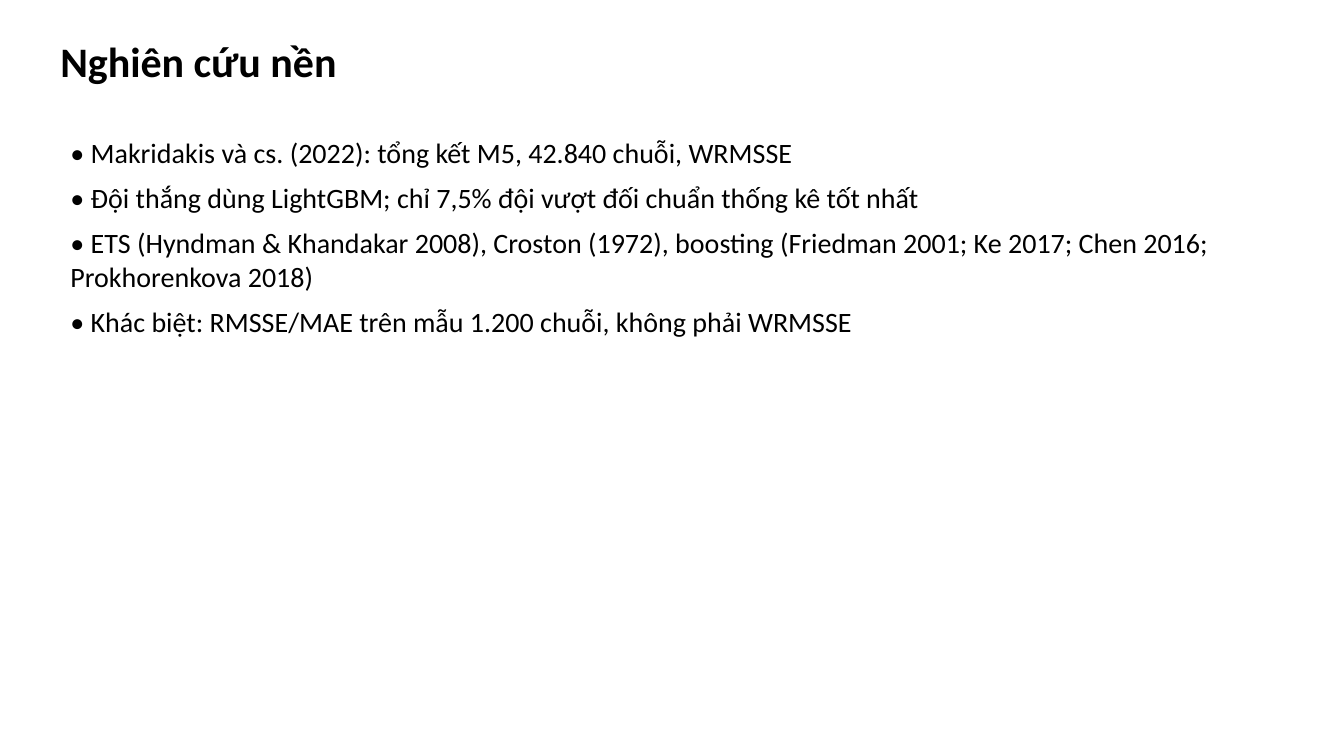
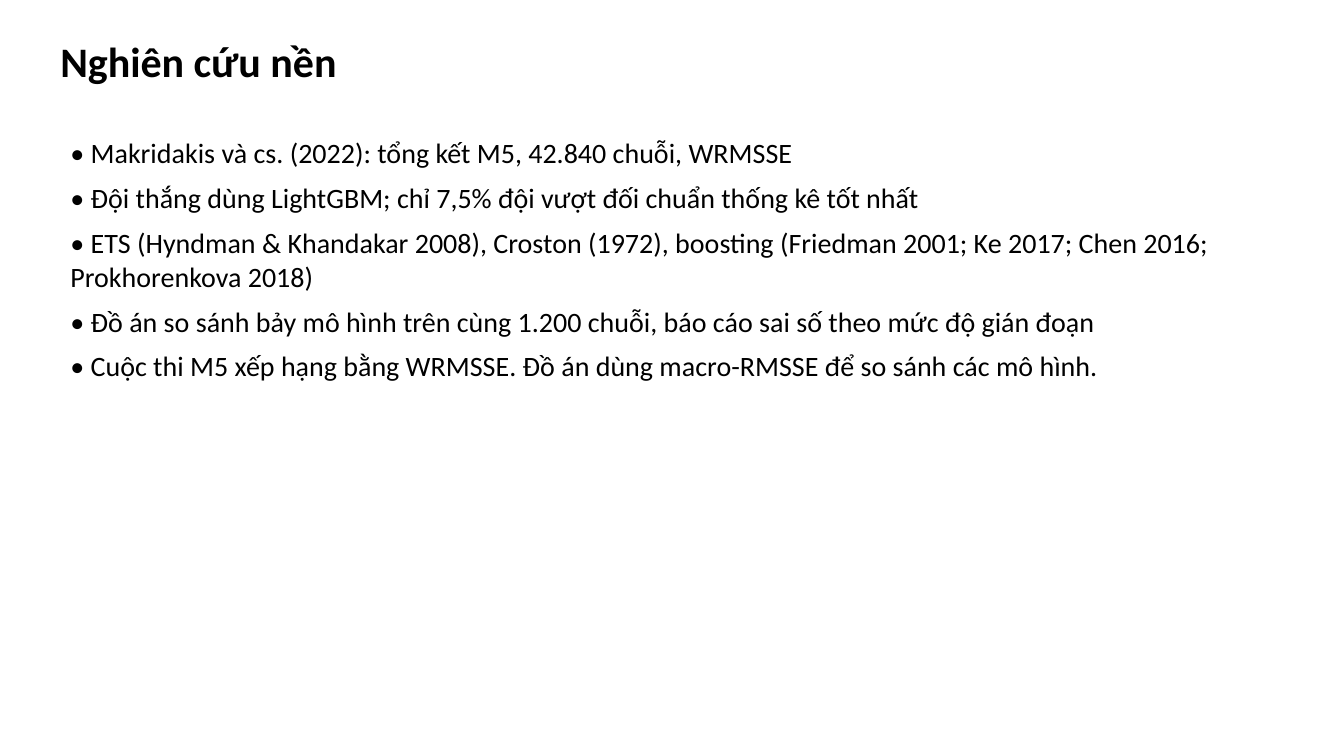
Before and after one commit to haiphamt/IS403.R11-M5-Competition, a slide deck: slide 3 of report/slides/m5_nhom6.pptx. Drawn at 1344x756 pixels with LibreOffice and Linux fonts; fonts in the diff are those of the drawing. Boxes give left, top, right and bottom in pixels: in the first picture for what was removed or moved away, otherwise in the second. Text is boxed around its words. In the diff, an @@ line names an element or a change of style, - is before the commit and + after.

Commit message:
Sửa kiểm tra dữ liệu D03, cập nhật P05 và bổ sung bằng chứng M09

```diff
--- a/report/slides/m5_nhom6.pptx
+++ b/report/slides/m5_nhom6.pptx
@@ text at (x1=91, y1=309, x2=1098, y2=381): text changed @@
-• Khác biệt: RMSSE/MAE trên mẫu 1.200 chuỗi, không phải WRMSSE
+• Đồ án so sánh bảy mô hình trên cùng 1.200 chuỗi, báo cáo sai số theo mức độ gián đoạn
+• Cuộc thi M5 xếp hạng bằng WRMSSE. Đồ án dùng macro-RMSSE để so sánh các mô hình.
```
Also in this commit, not shown: 6 other files.
